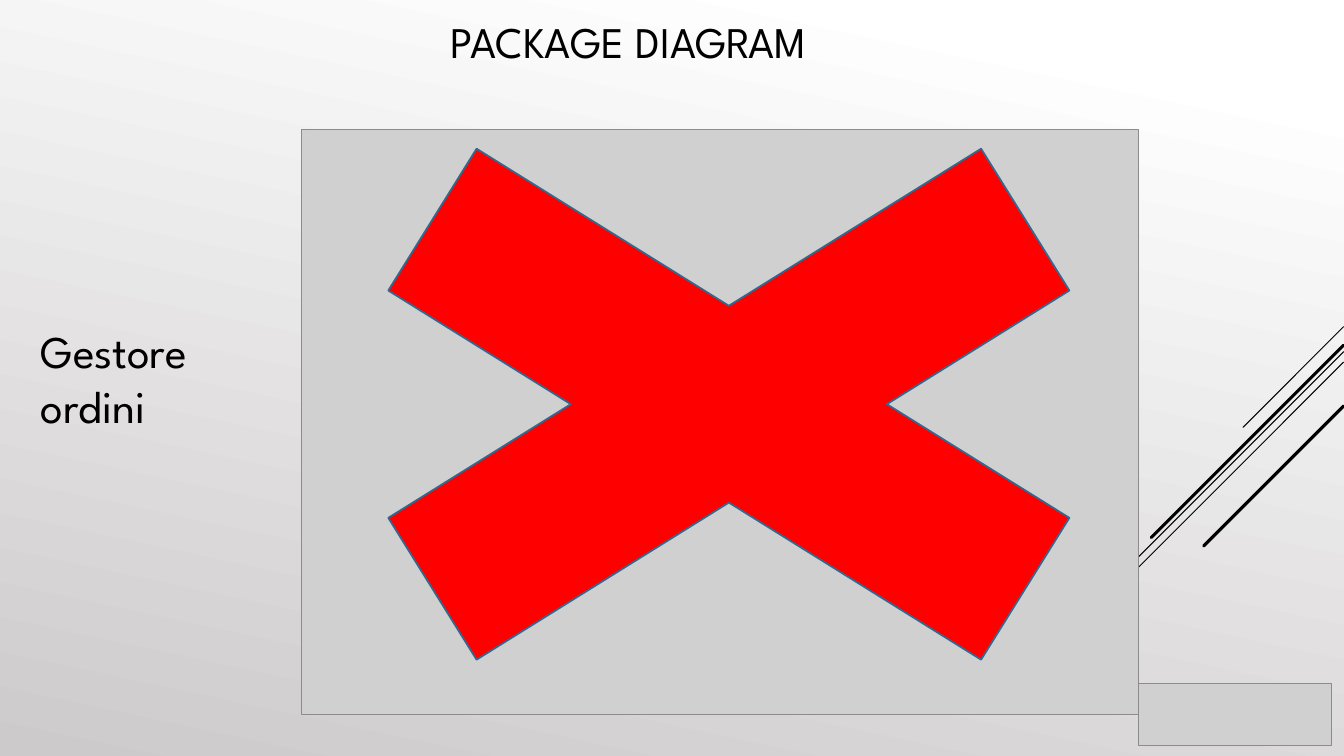
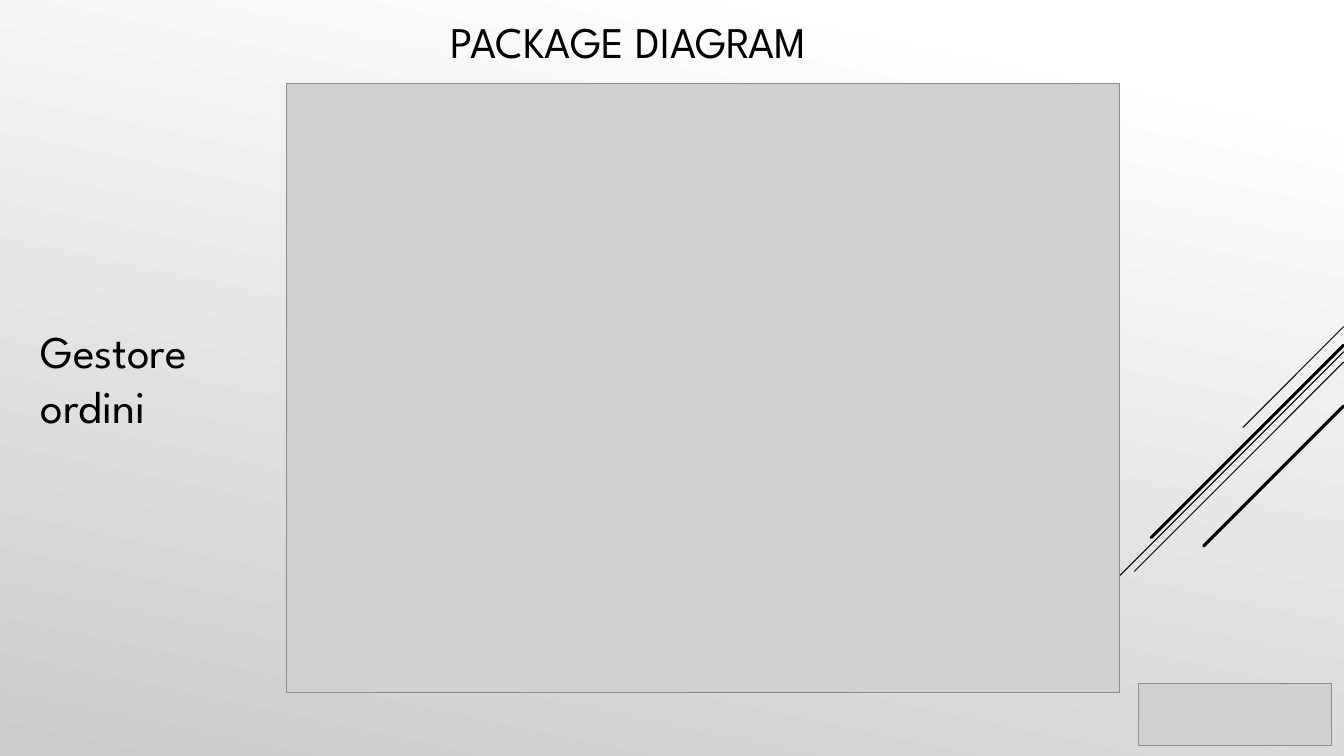
Before and after one commit to cosimob28/GamesHub, a slide deck: slide 45 of Work in progress/Presentazione/GamesHub.pptx. Drawn at 1344x756 pixels with LibreOffice and Linux fonts; fonts in the diff are those of the drawing; grey boxes stand for pictures. Boxes give left, top, right and bottom in pixels: in the first picture for what was removed or moved away, otherwise in the second. Text is boxed around its words. In the diff, an @@ line names an element or a change of style, - is before the commit and + after.

```diff
--- a/Work in progress/Presentazione/GamesHub.pptx
+++ b/Work in progress/Presentazione/GamesHub.pptx
@@ cross removed at [158,49,1300,756] @@
@@ picture: place and size @@
-picture at [301,130,1139,715]
+picture at [286,84,1120,693]
```
Also in this commit, not shown: 10 other slides changed.
